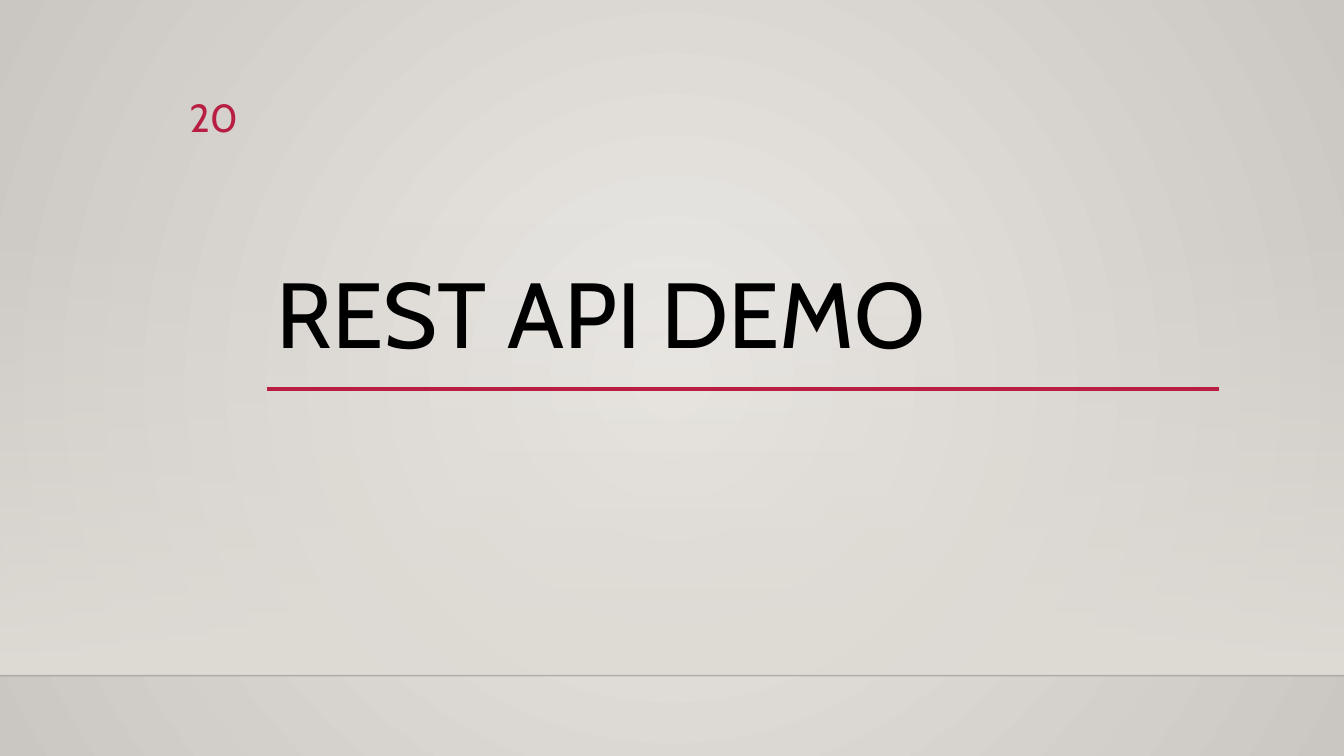
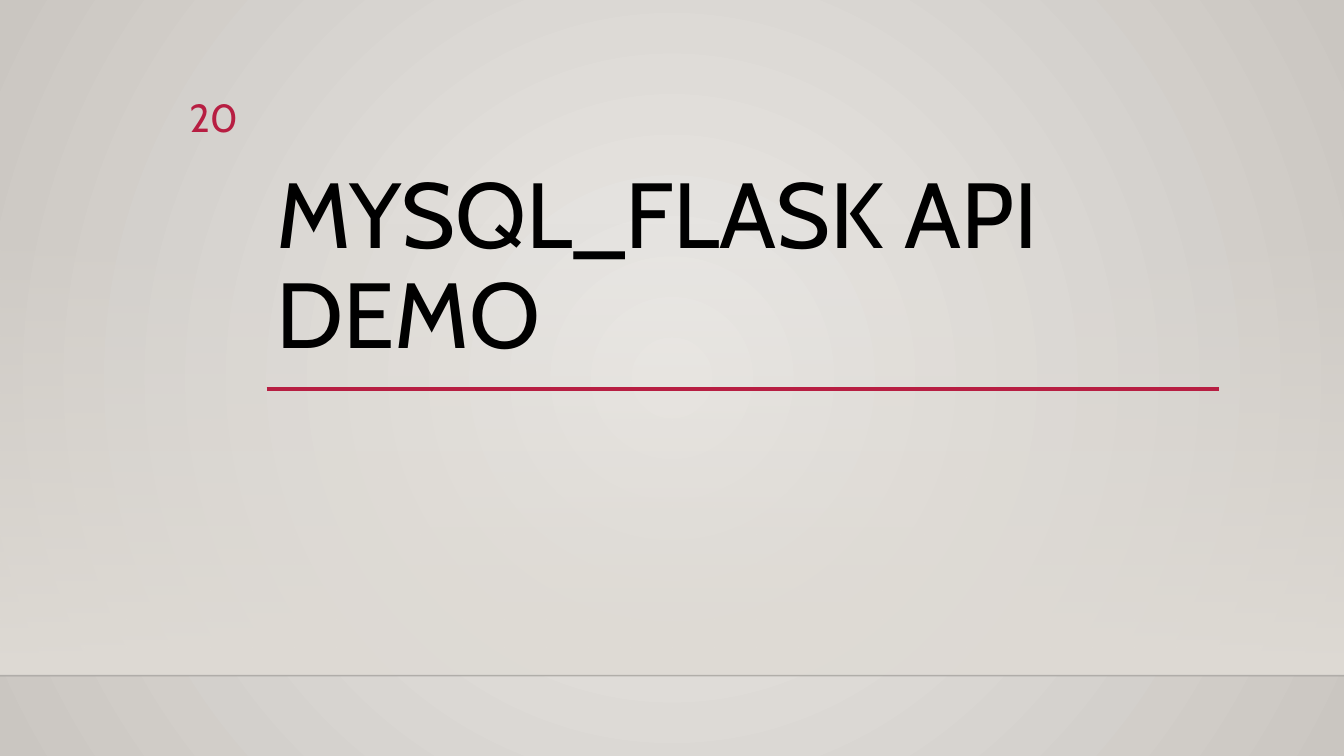
Before and after one commit to ddum-sutd/docker_workshop, a slide deck: slide 20 of Docker_workshop.pptx. Drawn at 1344x756 pixels with LibreOffice and Linux fonts; fonts in the diff are those of the drawing; background and template pictures are left out. Boxes give left, top, right and bottom in pixels: in the first picture for what was removed or moved away, otherwise in the second. Text is boxed around its words. In the diff, an @@ line names an element or a change of style, - is before the commit and + after.

```diff
--- a/Docker_workshop.pptx
+++ b/Docker_workshop.pptx
@@ title at [277,182,1038,350]: text changed @@
-REST API DEMO
+MYSQL_FLASK API DEMO
```
Also in this commit, not shown: 10 other slides changed, 4 other files.
